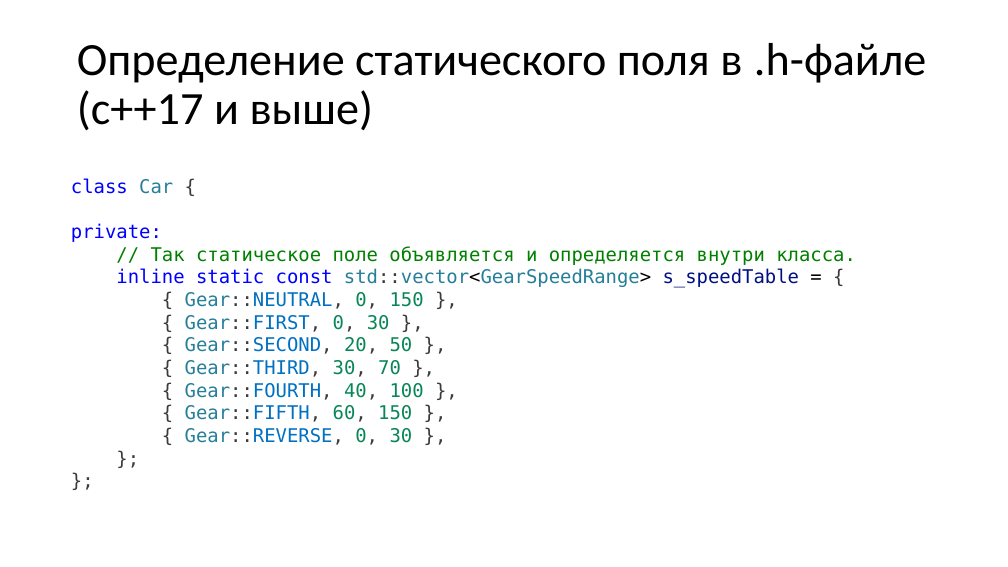
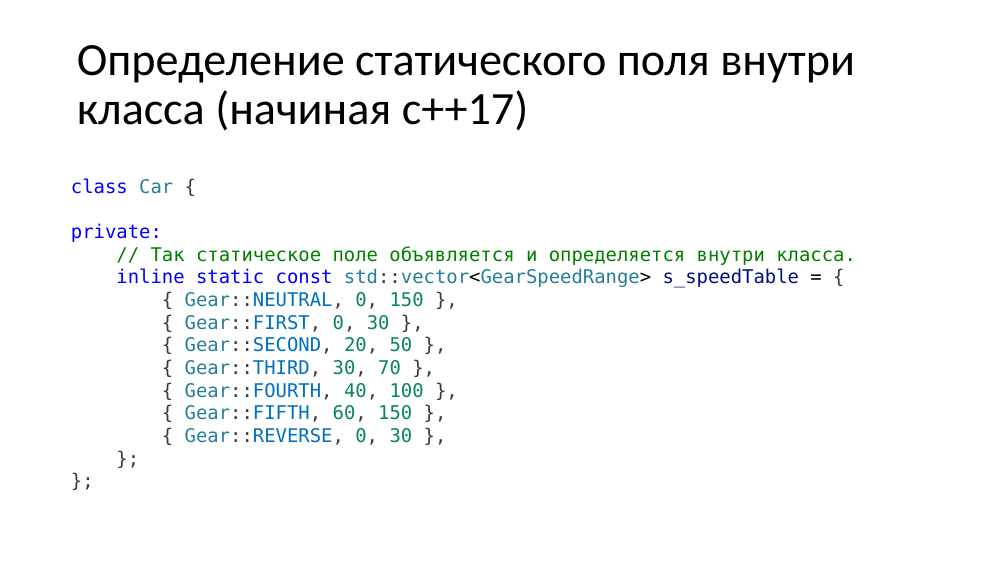
Before and after one commit to alexey-malov/oop, a slide deck: slide 154 of lectures/02/Основы ООП.pptx (slide 152 before the commit). Drawn at 1008x567 pixels with LibreOffice and Linux fonts; fonts in the diff are those of the drawing. Boxes give left, top, right and bottom in pixels: in the first picture for what was removed or moved away, otherwise in the second. Text is boxed around its words. In the diff, an @@ line names an element or a change of style, - is before the commit and + after.

```diff
--- a/lectures/02/Основы ООП.pptx
+++ b/lectures/02/Основы ООП.pptx
@@ title at [77,45,855,131]: text changed @@
-Определение статического поля в .h-файле (с++17 и выше)
+Определение статического поля внутри класса (начиная с++17)
```
Also in this commit, not shown: 3 other slides changed, 2 slides added, 7 other files.
